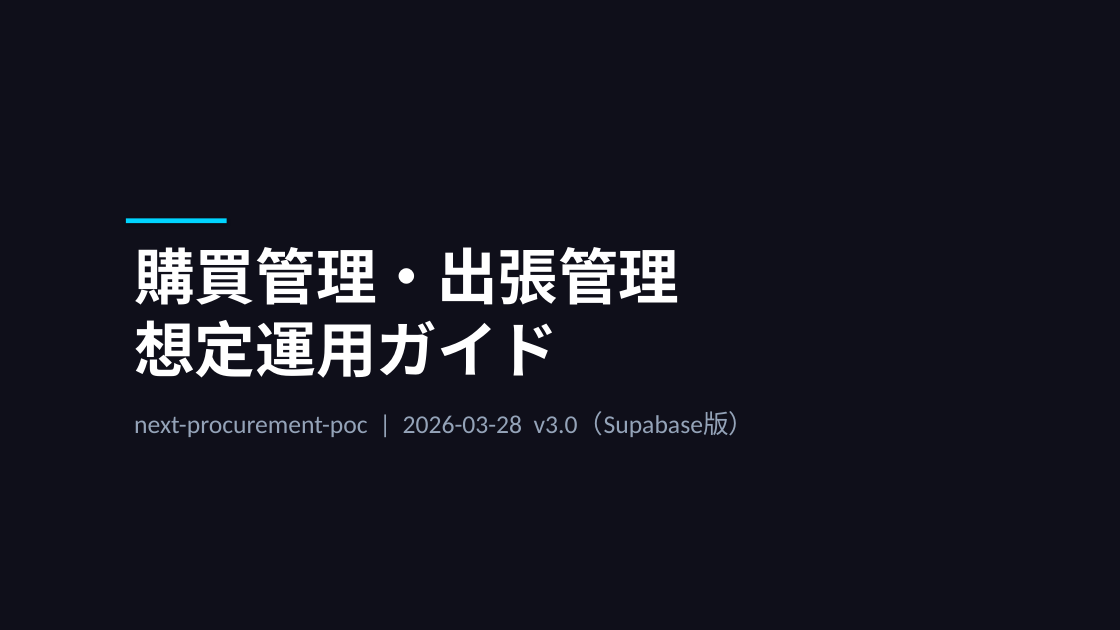
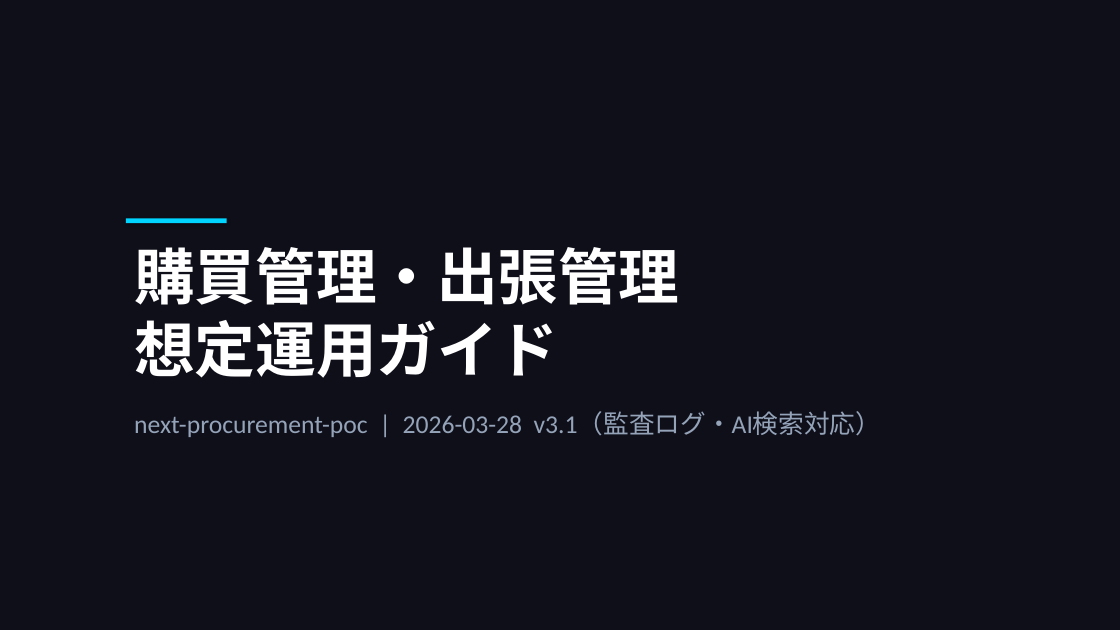
Before and after one commit to takeshiizawa123/next-procurement-poc, a slide deck: slide 1 of docs/operational-guide.pptx. Drawn at 1120x630 pixels with LibreOffice and Linux fonts; fonts in the diff are those of the drawing. Boxes give left, top, right and bottom in pixels: in the first picture for what was removed or moved away, otherwise in the second. Text is boxed around its words. In the diff, an @@ line names an element or a change of style, - is before the commit and + after.

```diff
--- a/docs/operational-guide.pptx
+++ b/docs/operational-guide.pptx
@@ text at [134,412,881,437]: text changed @@
-next-procurement-poc | 2026-03-28 v3.0（Supabase版）
+next-procurement-poc | 2026-03-28 v3.1（監査ログ・AI検索対応）
```
Also in this commit, not shown: 1 other slide changed, 3 slides added, 3 other files.
